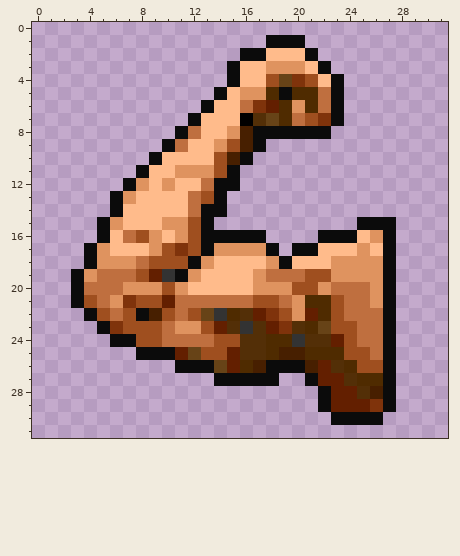
One commit to this pixel-art sprite: res/icons/str_icon.png. That is the earlier state.
The file is 32x32 pixels.
Once edited:
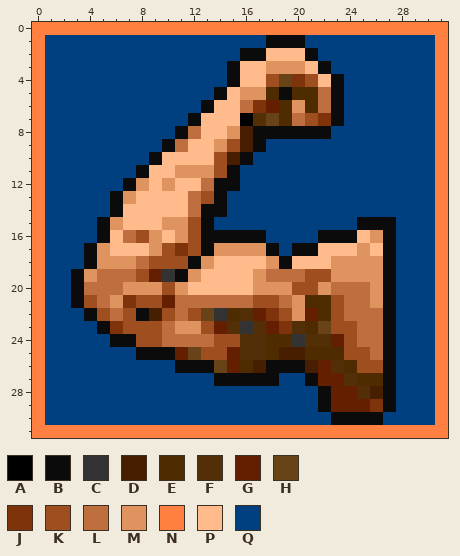
Palette (. is transparent): A #000000  B #0b0b0b  C #333333  D #471f00  E #4f2b00  F #532f07  G #631f00  H #674317  J #7f330b  K #9f4f1f  L #bf6f3f  M #df935f  N #ff8040  P #ffbb8b  Q #004080
Edits made:
@@ x 0..31 @@
- 0 ................................
- 1 ..................BBB...........
- 2 ................BBPPPB..........
- 3 ...............BPPMMMPB.........
- 4 ...............BPPKHJKPB........
- 5 ..............BPMMEBEELB........
- 6 .............BPPLJGEMELB........
- 7 ............BPPPAFHELKJB........
- 8 ...........BLPPMDBBBBBB.........
- 9 ..........BLPPMKDB..............
-10 .........BPPPPKDB...............
-11 ........BPPMMMKB................
-12 .......BMPMPPLBB................
-13 ......BMPPPPLKB.................
-14 ......BPPPPPLBB.................
-15 .....BMPPPMMKB...........BBB....
-16 .....BPLKMPMKBBBBB....BBBPMB....
-17 ....BMPPPMKJKBMMMMB.BBPPPMPB....
-18 ....BMMMLKKKBMPPPPMBPPPMMMMB....
-19 ...BMLLLKGCBMPPPPMLLLKKMMMMB....
-20 ...BLLLMMMKMPPPPPMMMKKMLLLMB....
-21 ...BKLMJKKGLLLLLLKKLMEEKLLMB....
-22 ....BKLKBDKLKHCEFGJKMGEKLLLB....
-23 .....BJKKKLMMKGFCFGJFEHKKLLB....
-24 ......BBKKLLLLKKFFEECFFGKLLB....
-25 ........BBBGHKKGFFEDDEEEKKLB....
-26 ...........BBBHGEDBBBDGFEKKB....
-27 ..............BBBBB..BGGFEEB....
-28 ......................BGGFDB....
-29 ......................BGGGJB....
-30 .......................BBBB.....
-31 ................................
+ 0 NNNNNNNNNNNNNNNNNNNNNNNNNNNNNNNN
+ 1 NQQQQQQQQQQQQQQQQQBBBQQQQQQQQQQN
+ 2 NQQQQQQQQQQQQQQQBBPPPBQQQQQQQQQN
+ 3 NQQQQQQQQQQQQQQBPPMMMPBQQQQQQQQN
+ 4 NQQQQQQQQQQQQQQBPPKHJKPBQQQQQQQN
+ 5 NQQQQQQQQQQQQQBPMMEBEELBQQQQQQQN
+ 6 NQQQQQQQQQQQQBPPLJGEMELBQQQQQQQN
+ 7 NQQQQQQQQQQQBPPPAFHELKJBQQQQQQQN
+ 8 NQQQQQQQQQQBLPPMDBBBBBBQQQQQQQQN
+ 9 NQQQQQQQQQBLPPMKDBQQQQQQQQQQQQQN
+10 NQQQQQQQQBPPPPKDBQQQQQQQQQQQQQQN
+11 NQQQQQQQBPPMMMKBQQQQQQQQQQQQQQQN
+12 NQQQQQQBMPMPPLBBQQQQQQQQQQQQQQQN
+13 NQQQQQBMPPPPLKBQQQQQQQQQQQQQQQQN
+14 NQQQQQBPPPPPLBBQQQQQQQQQQQQQQQQN
+15 NQQQQBMPPPMMKBQQQQQQQQQQQBBBQQQN
+16 NQQQQBPLKMPMKBBBBBQQQQBBBPMBQQQN
+17 NQQQBMPPPMKJKBMMMMBQBBPPPMPBQQQN
+18 NQQQBMMMLKKKBMPPPPMBPPPMMMMBQQQN
+19 NQQBMLLLKGCBMPPPPMLLLKKMMMMBQQQN
+20 NQQBLLLMMMKMPPPPPMMMKKMLLLMBQQQN
+21 NQQBKLMJKKGLLLLLLKKLMEEKLLMBQQQN
+22 NQQQBKLKBDKLKHCEFGJKMGEKLLLBQQQN
+23 NQQQQBJKKKLMMKGFCFGJFEHKKLLBQQQN
+24 NQQQQQBBKKLLLLKKFFEECFFGKLLBQQQN
+25 NQQQQQQQBBBGHKKGFFEDDEEEKKLBQQQN
+26 NQQQQQQQQQQBBBHGEDBBBDGFEKKBQQQN
+27 NQQQQQQQQQQQQQBBBBBQQBGGFEEBQQQN
+28 NQQQQQQQQQQQQQQQQQQQQQBGGFDBQQQN
+29 NQQQQQQQQQQQQQQQQQQQQQBGGGJBQQQN
+30 NQQQQQQQQQQQQQQQQQQQQQQBBBBQQQQN
+31 NNNNNNNNNNNNNNNNNNNNNNNNNNNNNNNN
